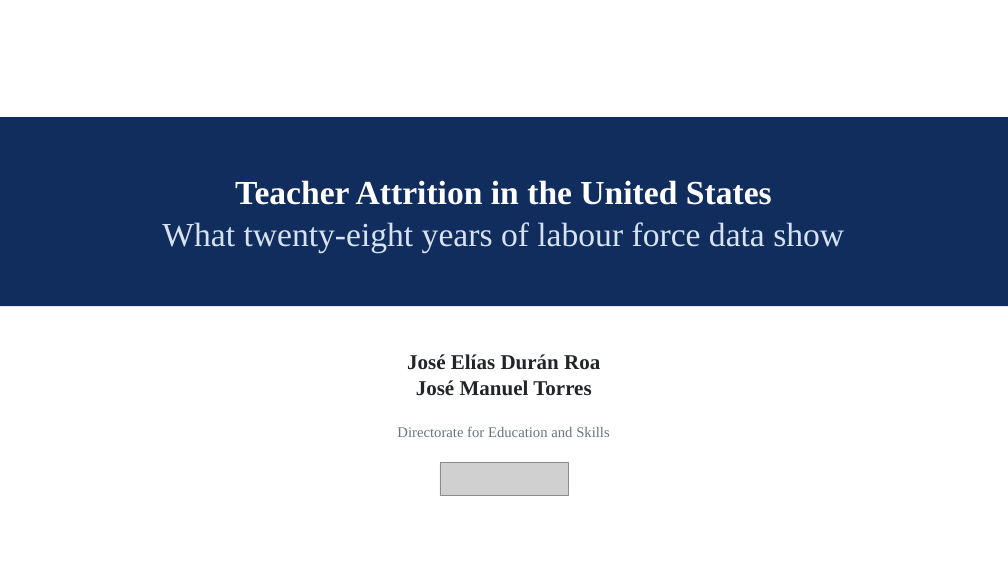
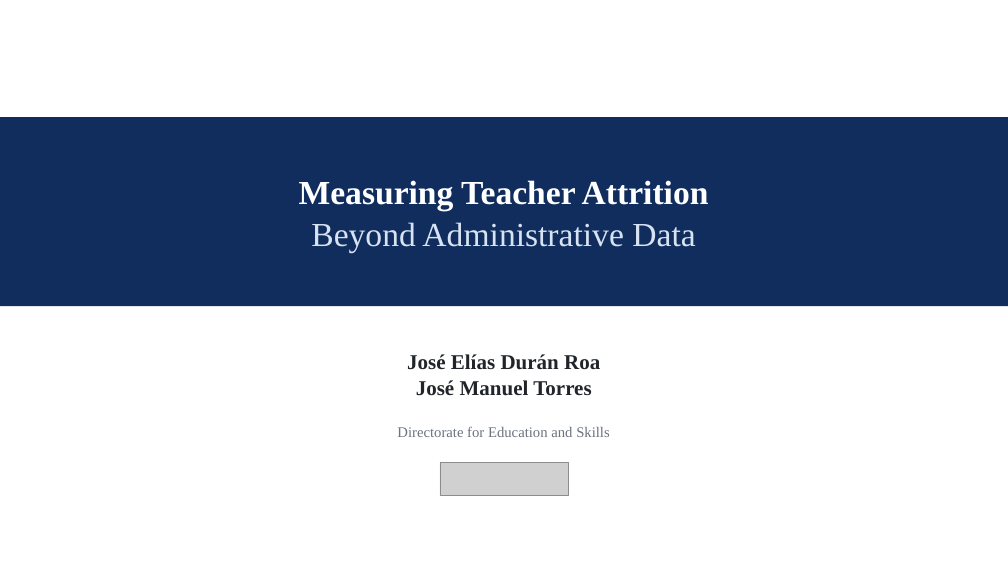
Before and after one commit to jedr1-ship-it/Alternative-Pathways----Quant, a slide deck: slide 1 of report/data_cluster/Proyect_US_policy.pptx. Drawn at 1008x567 pixels with LibreOffice and Linux fonts; fonts in the diff are those of the drawing; grey boxes stand for pictures. Boxes give left, top, right and bottom in pixels: in the first picture for what was removed or moved away, otherwise in the second. Text is boxed around its words. In the diff, an @@ line names an element or a change of style, - is before the commit and + after.

```diff
--- a/report/data_cluster/Proyect_US_policy.pptx
+++ b/report/data_cluster/Proyect_US_policy.pptx
@@ text at bbox=[299, 180, 709, 253]: text changed; text colour #D7E3F2 to #FFFFFF; bold on @@
-Teacher Attrition in the United States
-What twenty-eight years of labour force data show
+Measuring Teacher Attrition
+Beyond Administrative Data
```
Also in this commit, not shown: 13 other slides changed, 11 slides added, 4 slides removed, 1 other file.
